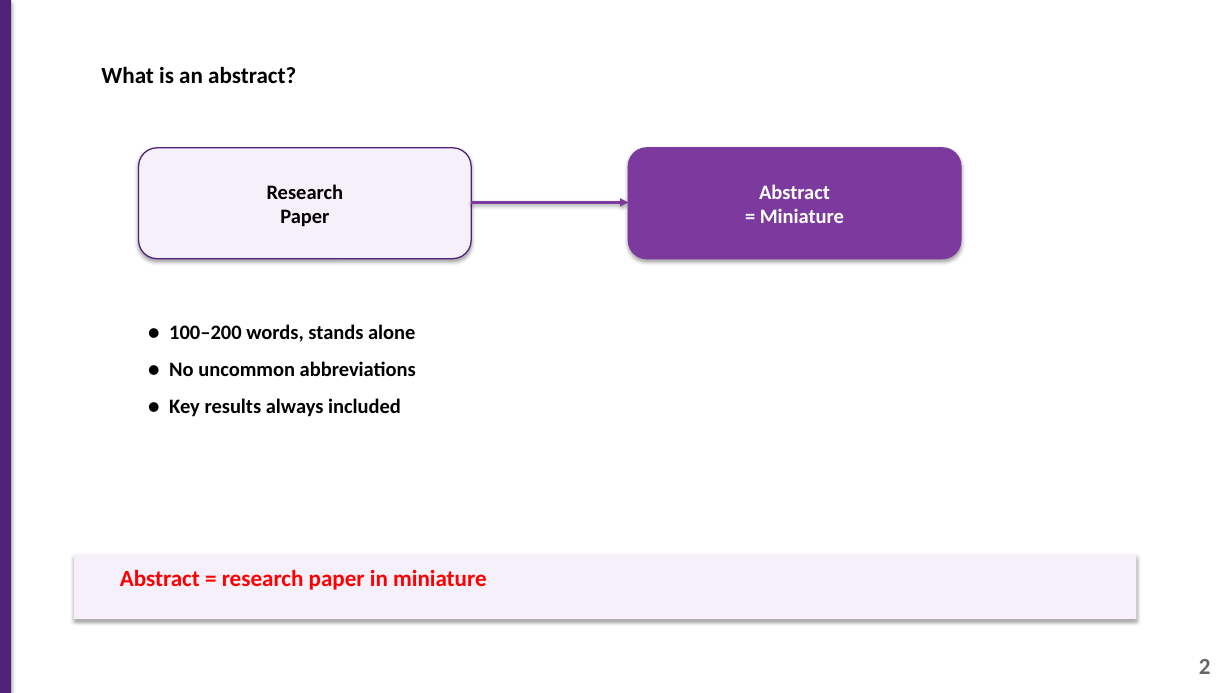
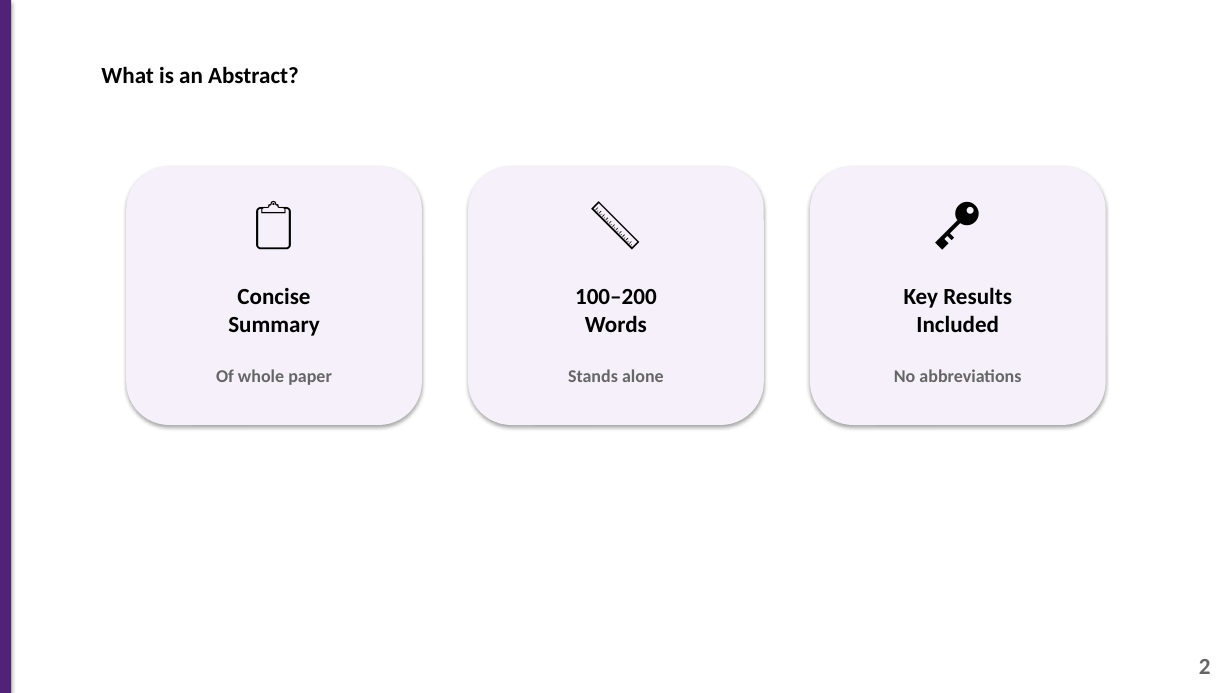
Before and after one commit to 975801846-star/workspace-outputs, a slide deck: slide 2 of Introduction_to_Reading_Assessment.pptx. Drawn at 1232x693 pixels with LibreOffice and Linux fonts; fonts in the diff are those of the drawing. Boxes give left, top, right and bottom in pixels: in the first picture for what was removed or moved away, otherwise in the second. Text is boxed around its words. In the diff, an @@ line names an element or a change of style, - is before the commit and + after.

```diff
--- a/Introduction_to_Reading_Assessment.pptx
+++ b/Introduction_to_Reading_Assessment.pptx
@@ text at (x1=101, y1=66, x2=299, y2=83): text changed @@
-What is an abstract?
+What is an Abstract?
@@ rounded rectangle removed at (x1=139, y1=148, x2=471, y2=259) @@
-Research
-Paper
@@ rounded rectangle removed at (x1=628, y1=148, x2=961, y2=259) @@
-Abstract
-= Miniature
@@ rounded rectangle added at (x1=127, y1=166, x2=422, y2=425), fill #F5F0FA @@
@@ rounded rectangle added at (x1=469, y1=166, x2=764, y2=425), fill #F5F0FA @@
@@ rounded rectangle added at (x1=811, y1=166, x2=1106, y2=425), fill #F5F0FA @@
@@ text added at (x1=136, y1=185, x2=413, y2=277), 40 pt, text #000000, bold @@
+📋
@@ arrow removed from (471, 202) to (628, 202) @@
@@ text added at (x1=478, y1=185, x2=755, y2=277), 40 pt, text #000000, bold @@
+📏
@@ text added at (x1=820, y1=185, x2=1097, y2=277), 40 pt, text #000000, bold @@
+🔑
@@ text added at (x1=228, y1=288, x2=319, y2=336), 18 pt, text #000000, bold @@
+Concise
+Summary
@@ text at (x1=575, y1=289, x2=657, y2=332): text changed; size 16 to 18 pt @@
-● 100–200 words, stands alone
+100–200
+Words
@@ text at (x1=904, y1=287, x2=1012, y2=332): text changed; size 16 to 18 pt @@
-● Key results always included
+Key Results
+Included
@@ text added at (x1=216, y1=369, x2=332, y2=385), 14 pt, text #666666, bold @@
+Of whole paper
@@ text added at (x1=568, y1=369, x2=664, y2=382), 14 pt, text #666666, bold @@
+Stands alone
@@ text at (x1=894, y1=369, x2=1021, y2=382): text changed; size 16 to 14 pt; text colour #000000 to #666666 @@
-● No uncommon abbreviations
+No abbreviations
@@ rectangle removed at (x1=74, y1=555, x2=1137, y2=619) @@
@@ text removed at (x1=120, y1=569, x2=487, y2=590) @@
-Abstract = research paper in miniature
```
Also in this commit, not shown: 4 other slides changed, 1 slide removed.
